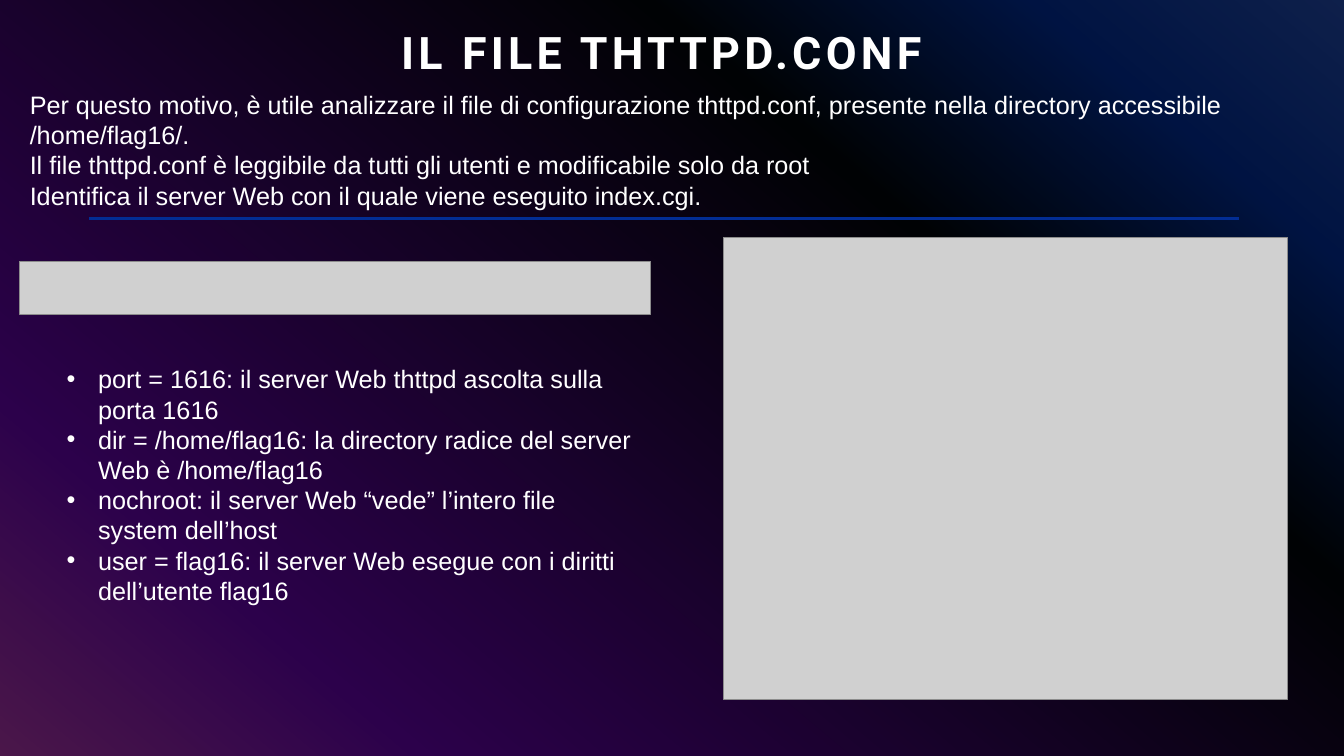
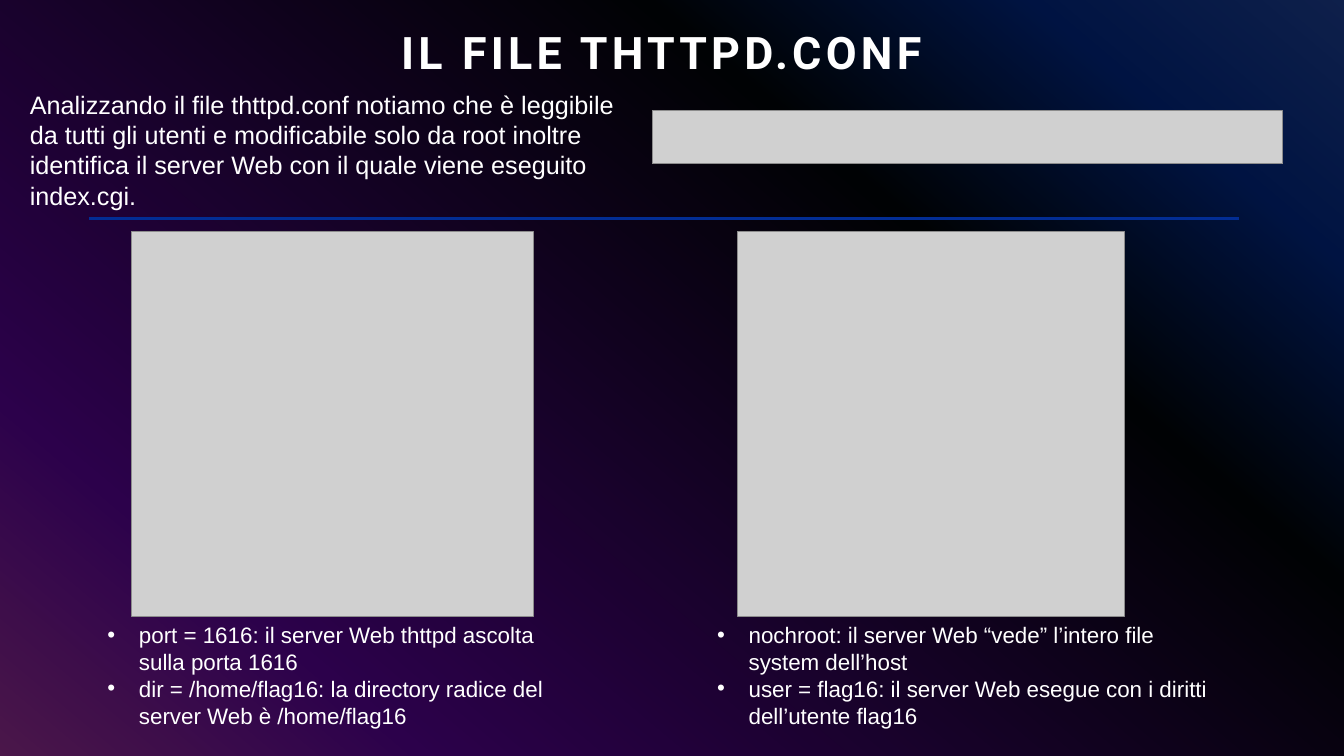
Before and after one commit to giorgiosiniscalchi/Nebula16-ITA, a slide deck: slide 19 of Presentazione Nebula16.pptx. Drawn at 1344x756 pixels with LibreOffice and Linux fonts; fonts in the diff are those of the drawing; grey boxes stand for pictures. Boxes give left, top, right and bottom in pixels: in the first picture for what was removed or moved away, otherwise in the second. Text is boxed around its words. In the diff, an @@ line names an element or a change of style, - is before the commit and + after.

```diff
--- a/Presentazione Nebula16.pptx
+++ b/Presentazione Nebula16.pptx
@@ text at (x1=30, y1=95, x2=613, y2=210): text changed @@
-Per questo motivo, è utile analizzare il file di configurazione thttpd.conf, presente nella directory accessibile /home/flag16/.
-Il file thttpd.conf è leggibile da tutti gli utenti e modificabile solo da root
-Identifica il server Web con il quale viene eseguito index.cgi.
+Analizzando il file thttpd.conf notiamo che è leggibile da tutti gli utenti e modificabile solo da root inoltre identifica il server Web con il quale viene eseguito index.cgi.
@@ picture moved from (x1=20, y1=261, x2=651, y2=315) to (x1=652, y1=111, x2=1284, y2=164) @@
@@ picture added at (x1=132, y1=232, x2=534, y2=616) @@
@@ picture resized from (x1=724, y1=237, x2=1288, y2=700) to (x1=738, y1=232, x2=1125, y2=616) @@
@@ text at (x1=98, y1=490, x2=615, y2=606): paragraphs removed @@
-• nochroot: il server Web “vede” l’intero file system dell’host
-• user = flag16: il server Web esegue con i diritti dell’utente flag16
@@ text "port = 1616: il server ..." moved from (x1=98, y1=369, x2=631, y2=606) to (x1=139, y1=626, x2=543, y2=729) @@
@@ text "port = 1616: il server ..." at (x1=139, y1=626, x2=543, y2=729): size 18 to 16 pt @@
@@ text added at (x1=749, y1=626, x2=1206, y2=729), 16 pt, text #FFFFFF @@
+• nochroot: il server Web “vede” l’intero file system dell’host
+• user = flag16: il server Web esegue con i diritti dell’utente flag16
```
